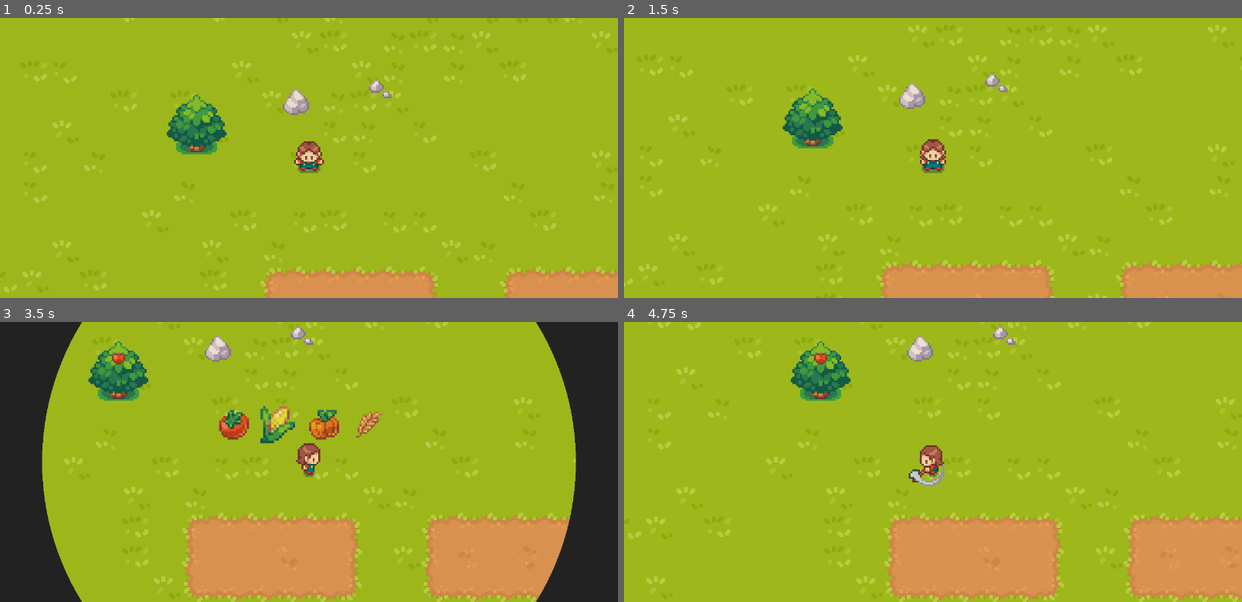
Above: before the commit, frames 1-4 (two rows, left to right).
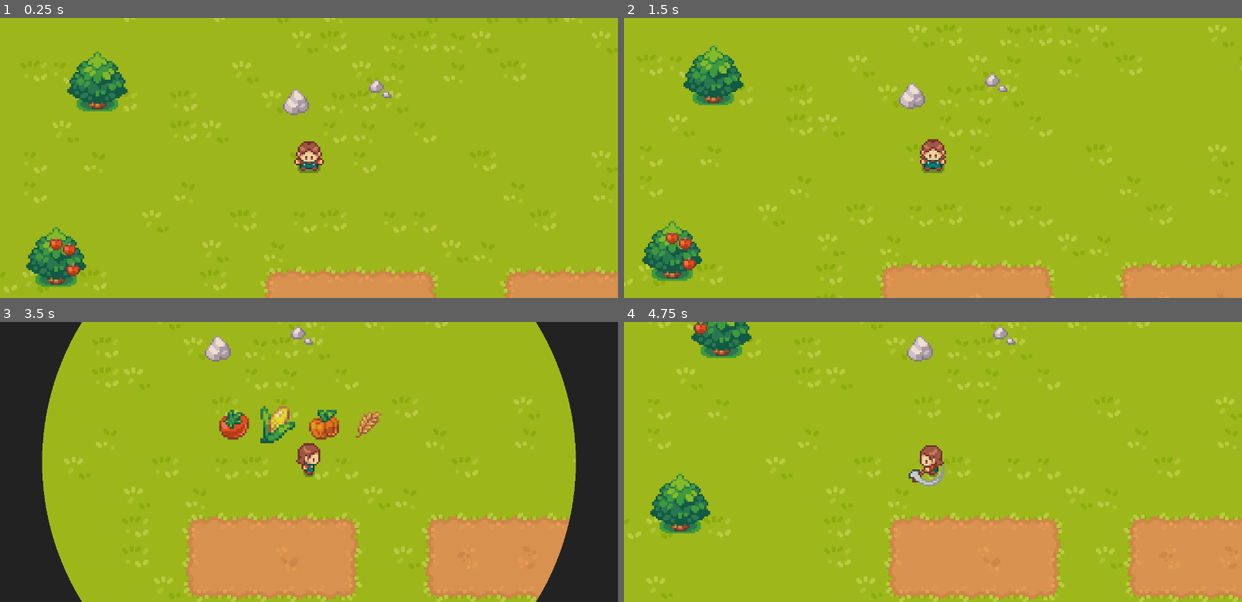
Above: after the commit, the same moments.

Repository: Lolo-arch24/Quiet-Acres
Game: Godot game, scene res://scenes/levels/level.tscn
Two runs of this game, one before a commit and one after it. Both use one fixed random seed, a clock stepped at 60 frames per second and the inputs below.
Inputs (mouse positions are in pixels of both pictures, inside the frame that each line leads up to):
- Up to frame 1 (0.25 s): no input
- Up to frame 2 (1.5 s): tap Enter at 0.5 s; move the mouse to (1068, 144) at 0.52 s; hold D (right) 0.53-1.28 s; tap Space (action) at 0.6, 1.25 s; click (1068, 144) at 0.67 s; move the mouse to (809, 172) at 1.27 s; hold S (down) from 1.28 s (still down); tap Tab (day_change) at 1.35 s
- Up to frame 3 (3.5 s): move the mouse to (370, 400) at 2.02 s; release S (down) at 2.03 s; hold D (right) 2.03-2.78 s; tap N (diagnose) at 2.1 s; tap Enter at 2.75 s; move the mouse to (278, 518) at 2.77 s; hold C (seed_forward) from 2.78 s (still down); tap Alt at 2.85 s; click (278, 518) at 2.92 s
- Up to frame 4 (4.75 s): move the mouse to (1118, 504) at 3.52 s; release C (seed_forward) at 3.53 s; hold A (left) from 3.53 s (still down); tap Shift at 3.6 s; move the mouse to (747, 420) at 4.27 s; tap Space (action) at 4.35 s

The runs differ from the first frame. In frame 1, 3.9% of the frame differs, in the area x 4-37%, y 11-97%; in frame 2, 4.2%, in the area x 2-36%, y 9-94%; in frame 3, 1.3%; in frame 4, 3.6%.
Error before the commit: Invalid assignment of property or key 'frame' with value of type 'Array' on a base object of type 'Sprite2D (flash_sprite_2d.gd)'. (res://scenes/objects/tree.g…

Commit message:
Group trees & shrubs; fix tree flash randomness
Restructure level.tscn by creating 'Trees' and 'ShrubsAndRocks' parent nodes and adding multiple Tree and SimpleObject instances (positions, z_index, styles updated) to better organize level objects. Fix a bug in tree.gd where FlashSprite2D.frame was incorrectly assigned an array; it now picks a random frame from [0,1] to initialize the tree flash animation.

Diff:
--- a/scenes/levels/level.tscn
+++ b/scenes/levels/level.tscn
@@ -891,15 +891,184 @@
 [node name="Player" parent="Objects" unique_id=436563821 instance=ExtResource("2_b2cq8")]
 position = Vector2(186, 342)
 
-[node name="Tree" parent="Objects" unique_id=525797209 instance=ExtResource("8_ouxo3")]
-position = Vector2(126, 324)
-
-[node name="SimpleObject" parent="Objects" unique_id=2027346312 instance=ExtResource("9_icy5c")]
+[node name="Trees" type="Node" parent="Objects" unique_id=1608232919]
+
+[node name="Tree2" parent="Objects/Trees" unique_id=525797209 instance=ExtResource("8_ouxo3")]
+position = Vector2(48, 246)
+
+[node name="Tree3" parent="Objects/Trees" unique_id=894731682 instance=ExtResource("8_ouxo3")]
+position = Vector2(151, 219)
+
+[node name="Tree4" parent="Objects/Trees" unique_id=966325702 instance=ExtResource("8_ouxo3")]
+position = Vector2(247, 187)
+
+[node name="Tree5" parent="Objects/Trees" unique_id=33792021 instance=ExtResource("8_ouxo3")]
+position = Vector2(-12, 464)
+
+[node name="Tree6" parent="Objects/Trees" unique_id=499854070 instance=ExtResource("8_ouxo3")]
+position = Vector2(107, 503)
+
+[node name="Tree7" parent="Objects/Trees" unique_id=337323275 instance=ExtResource("8_ouxo3")]
+position = Vector2(51, 395)
+
+[node name="Tree9" parent="Objects/Trees" unique_id=662322216 instance=ExtResource("8_ouxo3")]
+position = Vector2(274, 517)
+
+[node name="Tree12" parent="Objects/Trees" unique_id=1440305348 instance=ExtResource("8_ouxo3")]
+position = Vector2(459, 422)
+
+[node name="Tree14" parent="Objects/Trees" unique_id=1401194296 instance=ExtResource("8_ouxo3")]
+position = Vector2(474, 293)
+
+[node name="Tree17" parent="Objects/Trees" unique_id=1524710504 instance=ExtResource("8_ouxo3")]
+position = Vector2(73, 301)
+
+[node name="Tree18" parent="Objects/Trees" unique_id=987272865 instance=ExtResource("8_ouxo3")]
+position = Vector2(68, 478)
+
+[node name="Tree19" parent="Objects/Trees" unique_id=580362679 instance=ExtResource("8_ouxo3")]
+position = Vector2(563, 388)
+
+[node name="Tree20" parent="Objects/Trees" unique_id=1041236964 instance=ExtResource("8_ouxo3")]
+position = Vector2(536, 505)
+
+[node name="Tree21" parent="Objects/Trees" unique_id=133024739 instance=ExtResource("8_ouxo3")]
+position = Vector2(567, 217)
+
+[node name="Tree23" parent="Objects/Trees" unique_id=268743805 instance=ExtResource("8_ouxo3")]
+position = Vector2(461, 584)
+
+[node name="Tree24" parent="Objects/Trees" unique_id=486593452 instance=ExtResource("8_ouxo3")]
+position = Vector2(756, 229)
+
+[node name="ShrubsAndRocks" type="Node" parent="Objects" unique_id=1517729089]
+
+[node name="SimpleObject" parent="Objects/ShrubsAndRocks" unique_id=2027346312 instance=ExtResource("9_icy5c")]
 z_index = -1
 position = Vector2(224, 306)
 style = 1
 
-[node name="SimpleObject2" parent="Objects" unique_id=786775731 instance=ExtResource("9_icy5c")]
+[node name="SimpleObject3" parent="Objects/ShrubsAndRocks" unique_id=2068117492 instance=ExtResource("9_icy5c")]
+z_index = -1
+position = Vector2(-1, 281)
+style = 1
+
+[node name="SimpleObject4" parent="Objects/ShrubsAndRocks" unique_id=1782670150 instance=ExtResource("9_icy5c")]
+z_index = -1
+position = Vector2(2, 404)
+style = 1
+
+[node name="SimpleObject5" parent="Objects/ShrubsAndRocks" unique_id=1105543043 instance=ExtResource("9_icy5c")]
+z_index = -1
+position = Vector2(39, 462)
+style = 1
+
+[node name="SimpleObject6" parent="Objects/ShrubsAndRocks" unique_id=916040006 instance=ExtResource("9_icy5c")]
+z_index = -1
+position = Vector2(139, 487)
+style = 1
+
+[node name="SimpleObject7" parent="Objects/ShrubsAndRocks" unique_id=1977587568 instance=ExtResource("9_icy5c")]
+z_index = -1
+position = Vector2(230, 500)
+style = 1
+
+[node name="SimpleObject8" parent="Objects/ShrubsAndRocks" unique_id=1941127337 instance=ExtResource("9_icy5c")]
+z_index = -1
+position = Vector2(130, 253)
+style = 1
+
+[node name="SimpleObject10" parent="Objects/ShrubsAndRocks" unique_id=386065291 instance=ExtResource("9_icy5c")]
+z_index = -1
+position = Vector2(464, 463)
+style = 1
+
+[node name="SimpleObject11" parent="Objects/ShrubsAndRocks" unique_id=1317826819 instance=ExtResource("9_icy5c")]
+z_index = -1
+position = Vector2(385, 566)
+style = 1
+
+[node name="SimpleObject12" parent="Objects/ShrubsAndRocks" unique_id=227968820 instance=ExtResource("9_icy5c")]
+z_index = -1
+position = Vector2(496, 558)
+style = 1
+
+[node name="SimpleObject13" parent="Objects/ShrubsAndRocks" unique_id=850214318 instance=ExtResource("9_icy5c")]
+z_index = -1
+position = Vector2(334, 543)
+style = 1
+
+[node name="SimpleObject14" parent="Objects/ShrubsAndRocks" unique_id=2010124 instance=ExtResource("9_icy5c")]
+z_index = -1
+position = Vector2(523, 336)
+style = 1
+
+[node name="SimpleObject15" parent="Objects/ShrubsAndRocks" unique_id=1165185188 instance=ExtResource("9_icy5c")]
+z_index = -1
+position = Vector2(-213, 258)
+style = 1
+
+[node name="SimpleObject16" parent="Objects/ShrubsAndRocks" unique_id=1794214437 instance=ExtResource("9_icy5c")]
+z_index = -1
+position = Vector2(-198, 226)
+style = 1
+
+[node name="SimpleObject17" parent="Objects/ShrubsAndRocks" unique_id=2065629292 instance=ExtResource("9_icy5c")]
+z_index = -1
+position = Vector2(186, 179)
+style = 1
+
+[node name="SimpleObject18" parent="Objects/ShrubsAndRocks" unique_id=1759518372 instance=ExtResource("9_icy5c")]
+z_index = -1
+position = Vector2(37, 192)
+style = 1
+
+[node name="SimpleObject19" parent="Objects/ShrubsAndRocks" unique_id=2031859076 instance=ExtResource("9_icy5c")]
+z_index = -1
+position = Vector2(75, 209)
+style = 1
+
+[node name="SimpleObject20" parent="Objects/ShrubsAndRocks" unique_id=205061470 instance=ExtResource("9_icy5c")]
+z_index = -1
+position = Vector2(265, 216)
+style = 1
+
+[node name="SimpleObject21" parent="Objects/ShrubsAndRocks" unique_id=590806949 instance=ExtResource("9_icy5c")]
+z_index = -1
+position = Vector2(386, 281)
+style = 1
+
+[node name="SimpleObject24" parent="Objects/ShrubsAndRocks" unique_id=608948441 instance=ExtResource("9_icy5c")]
+z_index = -1
+position = Vector2(459, 371)
+style = 1
+
+[node name="SimpleObject25" parent="Objects/ShrubsAndRocks" unique_id=254964807 instance=ExtResource("9_icy5c")]
+z_index = -1
+position = Vector2(774, 274)
+style = 1
+
+[node name="SimpleObject26" parent="Objects/ShrubsAndRocks" unique_id=442168447 instance=ExtResource("9_icy5c")]
+z_index = -1
+position = Vector2(579, 255)
+style = 1
+
+[node name="SimpleObject27" parent="Objects/ShrubsAndRocks" unique_id=1744559759 instance=ExtResource("9_icy5c")]
+z_index = -1
+position = Vector2(592, 466)
+style = 1
+
+[node name="SimpleObject28" parent="Objects/ShrubsAndRocks" unique_id=1774535659 instance=ExtResource("9_icy5c")]
+z_index = -1
+position = Vector2(369, 203)
+style = 1
+
+[node name="SimpleObject29" parent="Objects/ShrubsAndRocks" unique_id=689973187 instance=ExtResource("9_icy5c")]
+z_index = -1
+position = Vector2(463, 254)
+style = 1
+
+[node name="SimpleObject2" parent="Objects/ShrubsAndRocks" unique_id=786775731 instance=ExtResource("9_icy5c")]
 position = Vector2(179, 313)
 size = 3
 style = 1
--- a/scenes/objects/tree.gd
+++ b/scenes/objects/tree.gd
@@ -15,7 +15,7 @@
 			$CollisionShape2D.position.y = 8
 
 func _ready() -> void:
-	$FlashSprite2D.frame = [0,1]
+	$FlashSprite2D.frame = [0,1].pick_random()
 	create_apples(randi_range(0,3))
 
 #tree hurt animation
